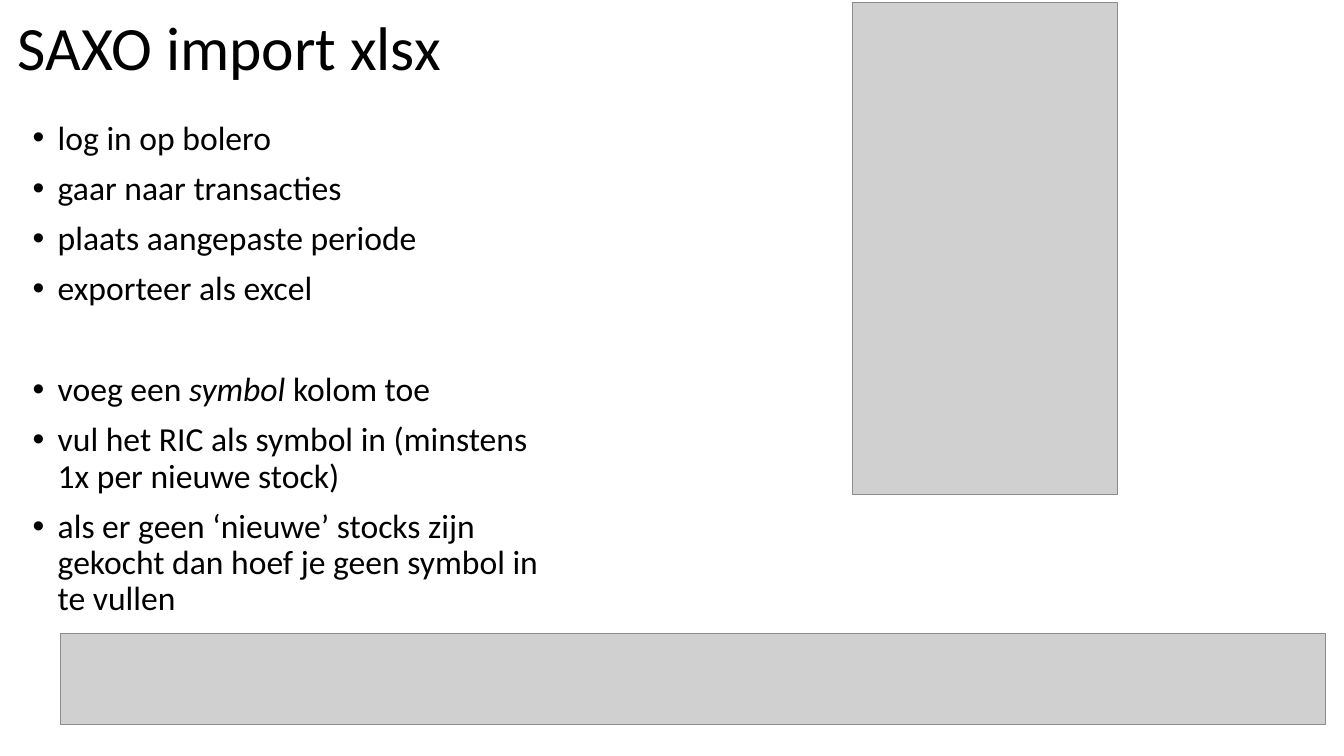
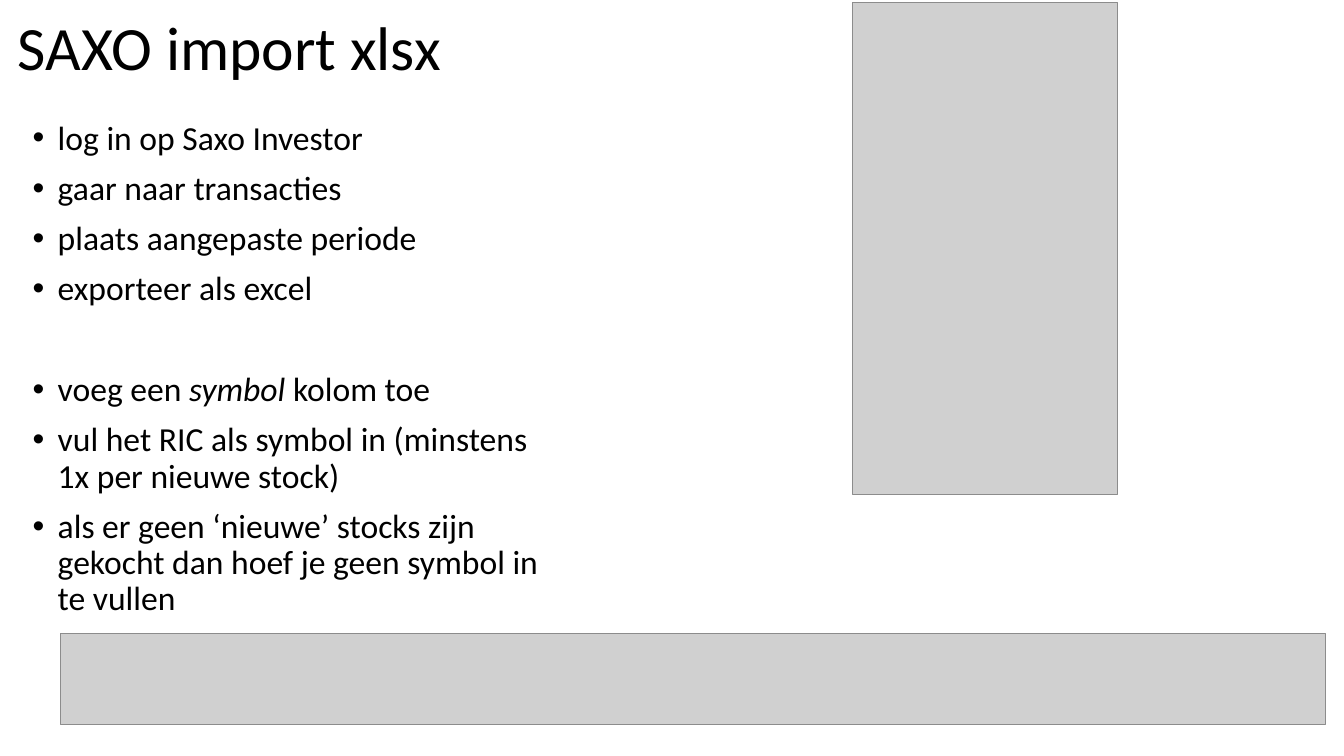
Before and after one commit to jorritvm/stocks_dashboard, a slide deck: slide 4 of doc/stock_dashboard_documentation.pptx. Drawn at 1344x756 pixels with LibreOffice and Linux fonts; fonts in the diff are those of the drawing; grey boxes stand for pictures. Boxes give left, top, right and bottom in pixels: in the first picture for what was removed or moved away, otherwise in the second. Text is boxed around its words. In the diff, an @@ line names an element or a change of style, - is before the commit and + after.

Commit message:
typo

```diff
--- a/doc/stock_dashboard_documentation.pptx
+++ b/doc/stock_dashboard_documentation.pptx
@@ text at box(58, 126, 363, 156): text changed @@
-• log in op bolero
+• log in op Saxo Investor
```
Also in this commit, not shown: 1 other slide changed.
